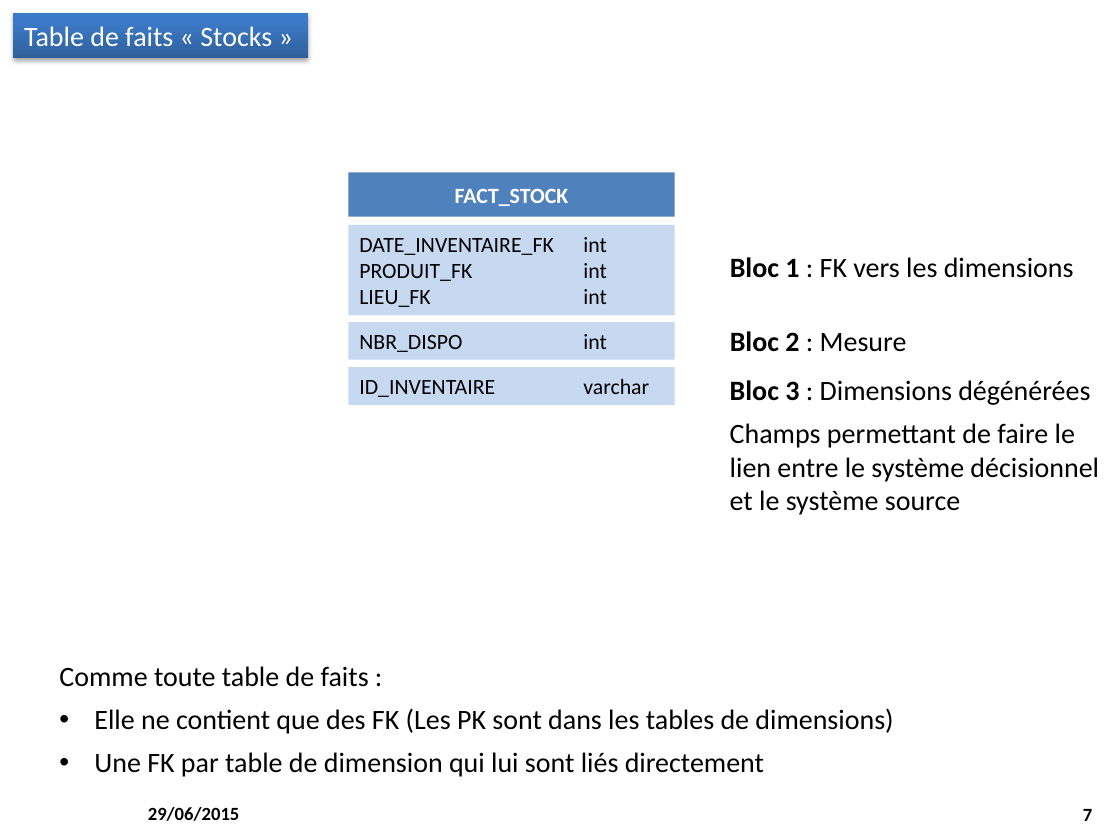
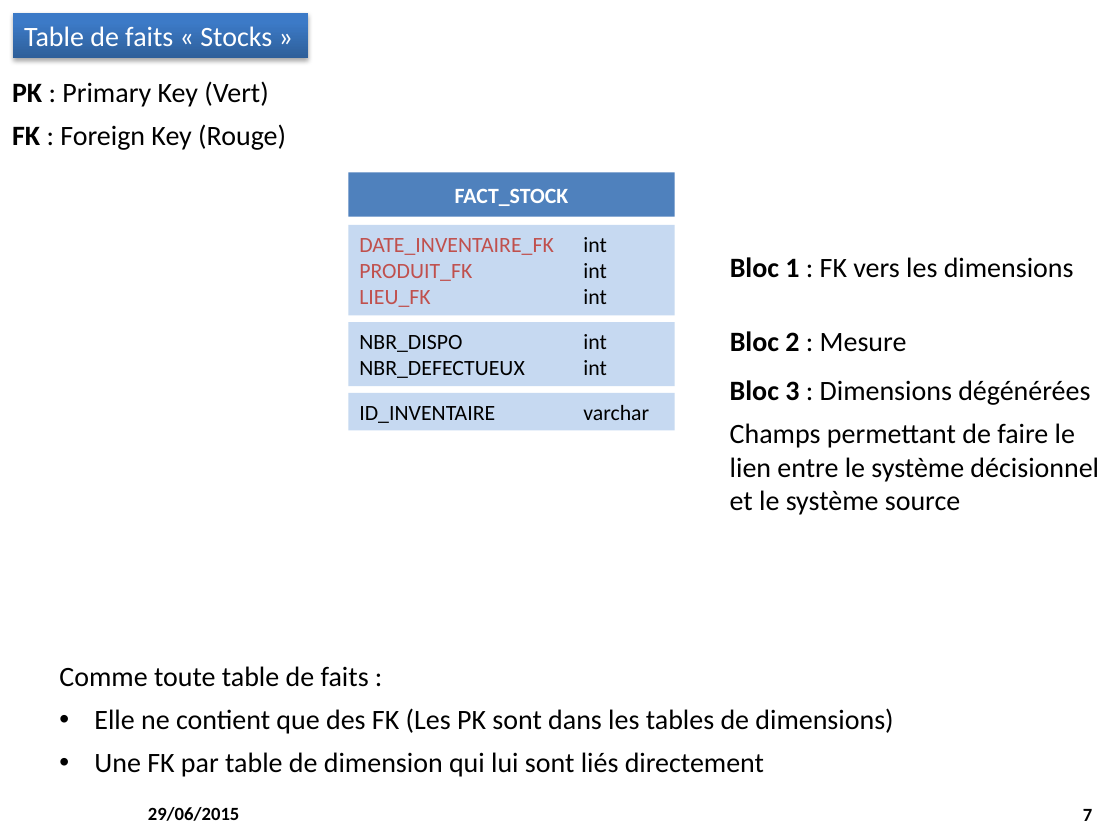
Before and after one commit to M2SIID-ODE/Projet_ODE, a slide deck: slide 7 of Documentation/3 - Documentation technique/Modelisation_EntrepotDeDonnées.pptx. Drawn at 1120x840 pixels with LibreOffice and Linux fonts; fonts in the diff are those of the drawing; background and template pictures are left out. Boxes give left, top, right and bottom in pixels: in the first picture for what was removed or moved away, otherwise in the second. Text is boxed around its words. In the diff, an @@ line names an element or a change of style, - is before the commit and + after.

```diff
--- a/Documentation/3 - Documentation technique/Modelisation_EntrepotDeDonnées.pptx
+++ b/Documentation/3 - Documentation technique/Modelisation_EntrepotDeDonnées.pptx
@@ text added at box(12, 81, 286, 150), 18 pt, text #000000 @@
+PK : Primary Key (Vert)
+FK : Foreign Key (Rouge)
@@ rectangle "DATE_INVENTAIRE_FK int" at box(348, 225, 674, 316): text colour #000000 to #C0504D in "DATE_INVENTAIRE_FK", "PRODUIT_FK", "LIEU_FK" @@
@@ rectangle "NBR_DISPO int": place and size @@
-rectangle "NBR_DISPO int" at box(348, 323, 674, 361)
+rectangle "NBR_DISPO int" at box(348, 323, 674, 386)
@@ text in rectangle at box(359, 334, 607, 378): paragraph added @@
+NBR_DEFECTUEUX int
@@ rectangle "ID_INVENTAIRE varchar": place and size @@
-rectangle "ID_INVENTAIRE varchar" at box(348, 367, 674, 405)
+rectangle "ID_INVENTAIRE varchar" at box(348, 393, 674, 431)
```
Also in this commit, not shown: 9 other slides changed, 2 other files.
